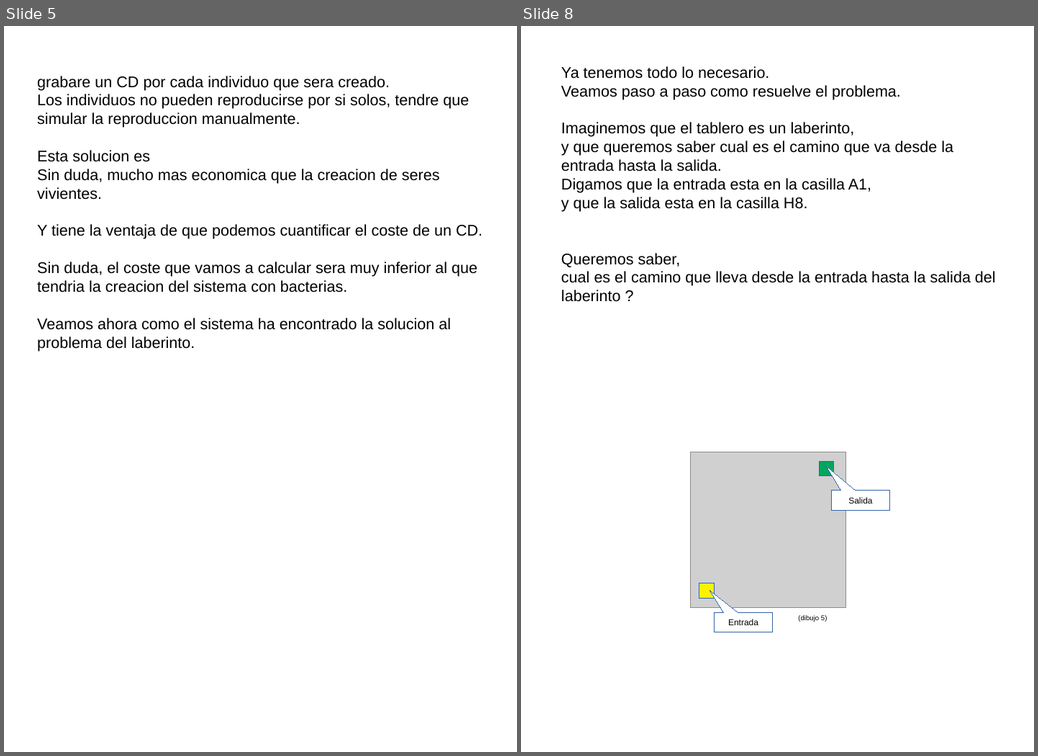
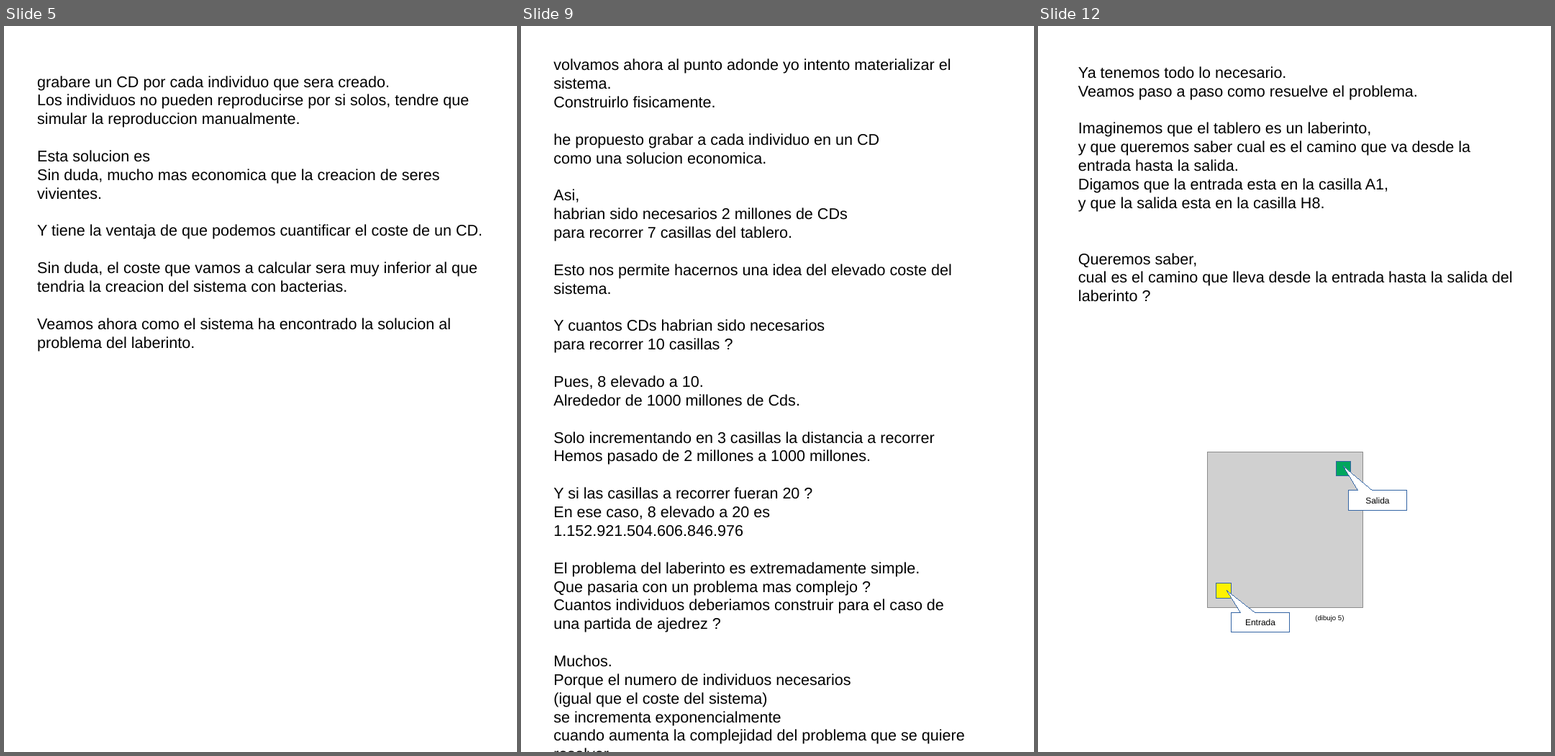
Before and after one commit to fabhrius/La-Cosa, a slide deck: capitulos/Coste/Coste.odp. Shown side by side, each under a label of ours: slides 5 and 8 before the commit, slides 5, 9 and 12 after it; the slides between them are not shown. The pictures are 1038x756 and 1555x756 pixels, drawn with LibreOffice and Linux fonts; fonts in the diff are those of the drawing; grey boxes stand for pictures. Boxes give left, top, right and bottom in pixels: in the first picture for what was removed or moved away, otherwise in the second. Text is boxed around its words. In the diff, an @@ line names an element or a change of style, - is before the commit and + after.

Commit message:
Coste.odp - borrador

```diff
--- a/capitulos/Coste/Coste.odp
+++ b/capitulos/Coste/Coste.odp
@@ slide 9 added at <box>521,26,1034,752</box>, background #FFFFFF @@
@@ text added at <box>553,58,965,744</box>, 18 pt, text #000000 @@
+volvamos ahora al punto adonde yo intento materializar el sistema.
+Construirlo fisicamente.
+he propuesto grabar a cada individuo en un CD
+como una solucion economica.
+Asi,
+habrian sido necesarios 2 millones de CDs
+para recorrer 7 casillas del tablero.
+Esto nos permite hacernos una idea del elevado coste del sistema.
+Y cuantos CDs habrian sido necesarios
+para recorrer 10 casillas ?
+Pues, 8 elevado a 10.
+Alrededor de 1000 millones de Cds.
+Solo incrementando en 3 casillas la distancia a recorrer
+Hemos pasado de 2 millones a 1000 millones.
+Y si las casillas a recorrer fueran 20 ?
+En ese caso, 8 elevado a 20 es
+1.152.921.504.606.846.976
+El problema del laberinto es extremadamente simple.
+Que pasaria con un problema mas complejo ?
+Cuantos individuos deberiamos construir para el caso de
+una partida de ajedrez ?
+Muchos.
+Porque el numero de individuos necesarios
+(igual que el coste del sistema)
+se incrementa exponencialmente
+cuando aumenta la complejidad del problema que se quiere resolver.
@@ what was slide 8 is now slide 12 @@
```
Also in this commit, not shown: 4 other slides added, 1 slide removed, 1 other file.
